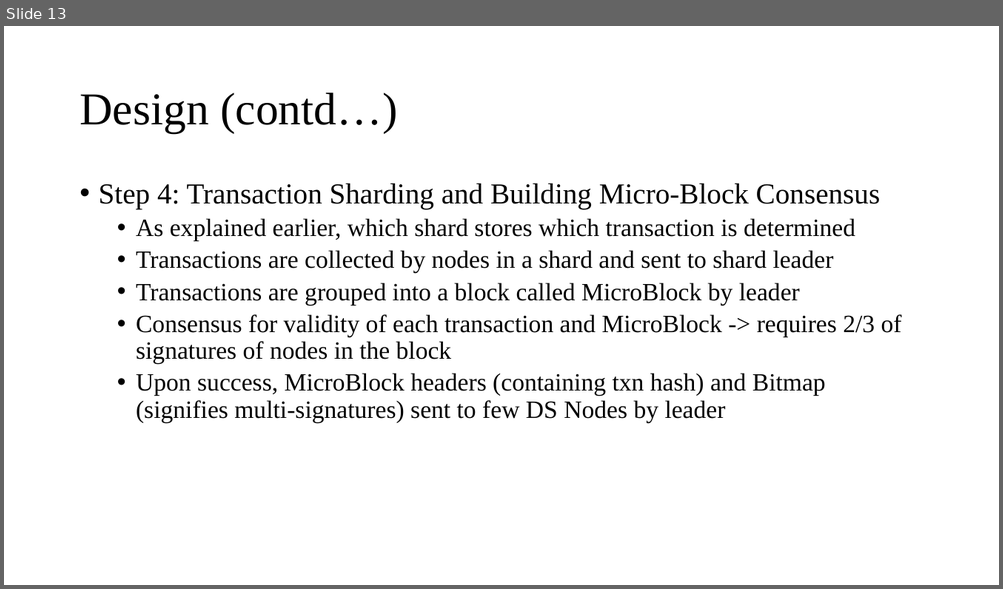
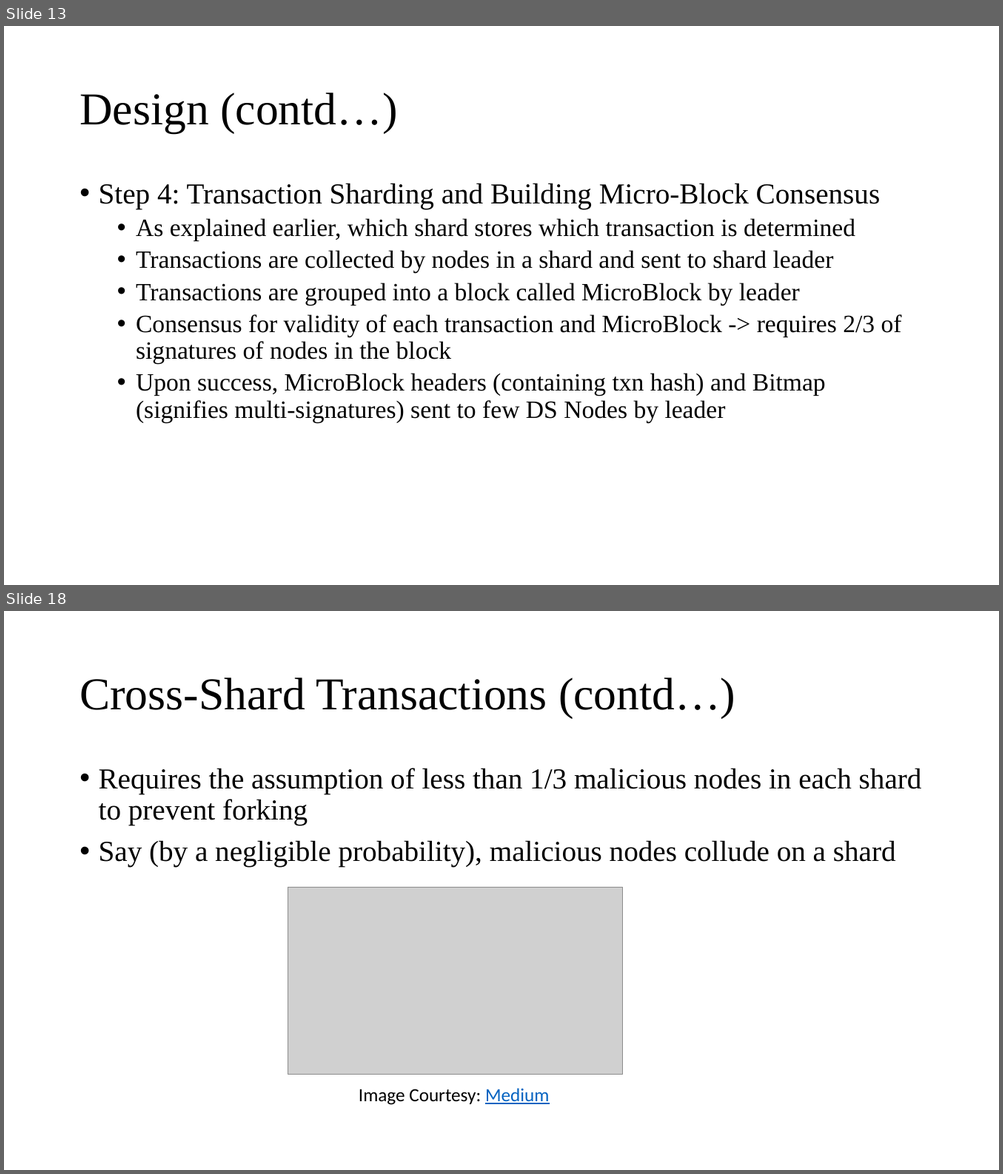
Before and after one commit to Tsajan/2018FallSemPOSTECH, a slide deck: CSED601 Dependable Computing/Sharding.pptx. Shown one above the other, each under a label of ours: slide 13 before the commit, slides 13 and 18 after it; the slides between them are not shown. The pictures are 1003x589 and 1003x1174 pixels, drawn with LibreOffice and Linux fonts; fonts in the diff are those of the drawing; grey boxes stand for pictures. Boxes give left, top, right and bottom in pixels: in the first picture for what was removed or moved away, otherwise in the second. Text is boxed around its words. In the diff, an @@ line names an element or a change of style, - is before the commit and + after.

```diff
--- a/CSED601 Dependable Computing/Sharding.pptx
+++ b/CSED601 Dependable Computing/Sharding.pptx
@@ slide 18 added at (4, 611, 999, 1170), background #FFFFFF @@
@@ title added at (79, 678, 735, 718), 44 pt, text #000000 @@
+Cross-Shard Transactions (contd…)
@@ text added at (99, 768, 922, 867), 28 pt, text #000000 @@
+• Requires the assumption of less than 1/3 malicious nodes in each shard to prevent forking
+• Say (by a negligible probability), malicious nodes collude on a shard
@@ picture added at (288, 887, 623, 1074) @@
@@ text added at (358, 1088, 549, 1105), 18 pt, text #000000 @@
+Image Courtesy: Medium
```
Also in this commit, not shown: 11 slides changed, 5 other slides added, 2 other files.
